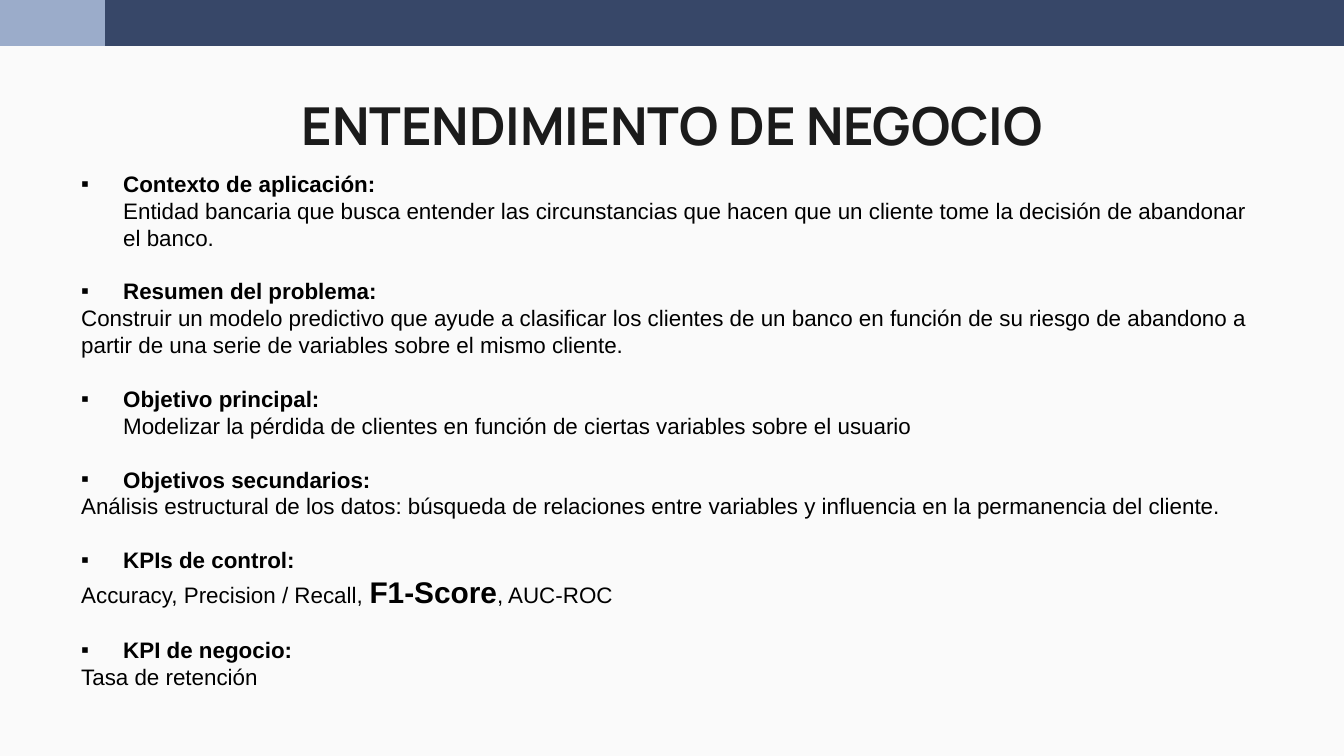
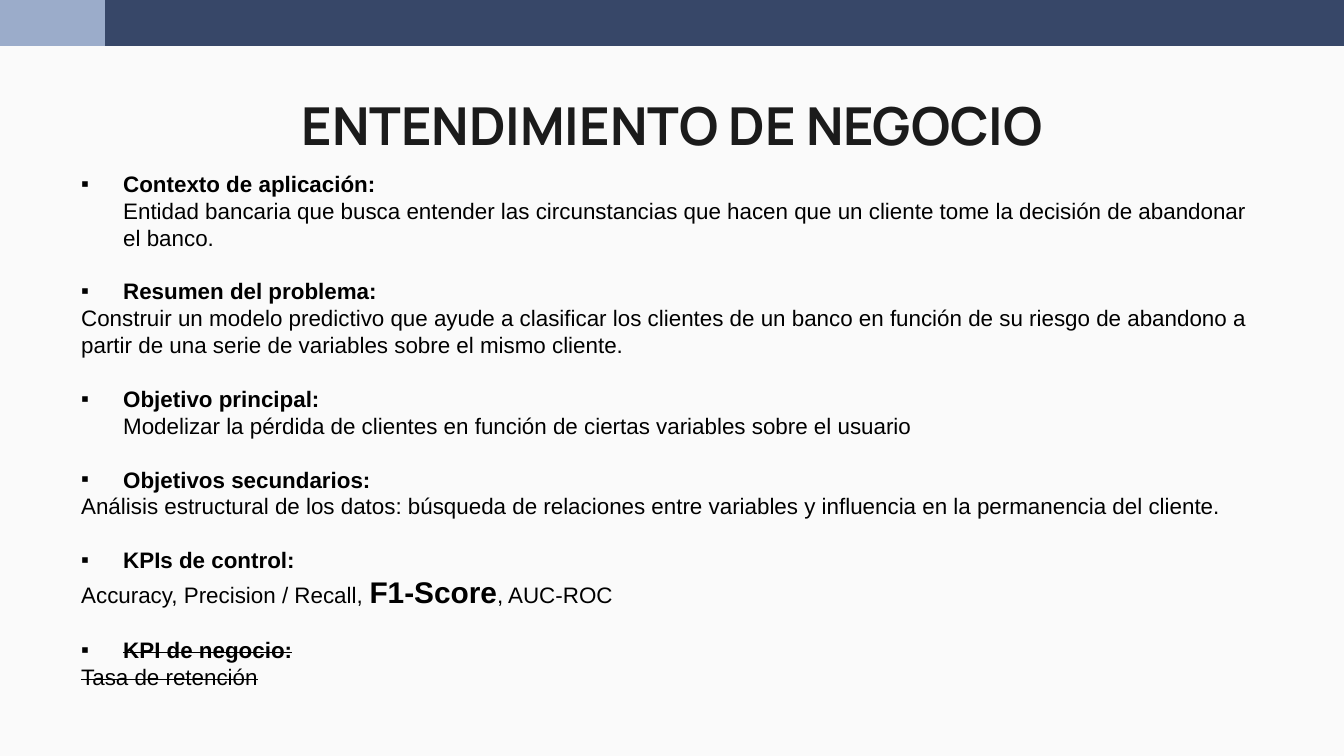
Before and after one commit to wen2111/Mineria, a slide deck: slide 2 of Entrega_1/00 - REPORTE/REPORTE.pptx. Drawn at 1344x756 pixels with LibreOffice and Linux fonts; fonts in the diff are those of the drawing. Boxes give left, top, right and bottom in pixels: in the first picture for what was removed or moved away, otherwise in the second. Text is boxed around its words. In the diff, an @@ line names an element or a change of style, - is before the commit and + after.

```diff
--- a/Entrega_1/00 - REPORTE/REPORTE.pptx
+++ b/Entrega_1/00 - REPORTE/REPORTE.pptx
@@ text at [81,641,292,686]: strikethrough on in "KPI de negocio:", "Tasa de retención" @@
```
Also in this commit, not shown: 9 other slides changed, 1 slide added, 2 slides removed, 4 other files.
